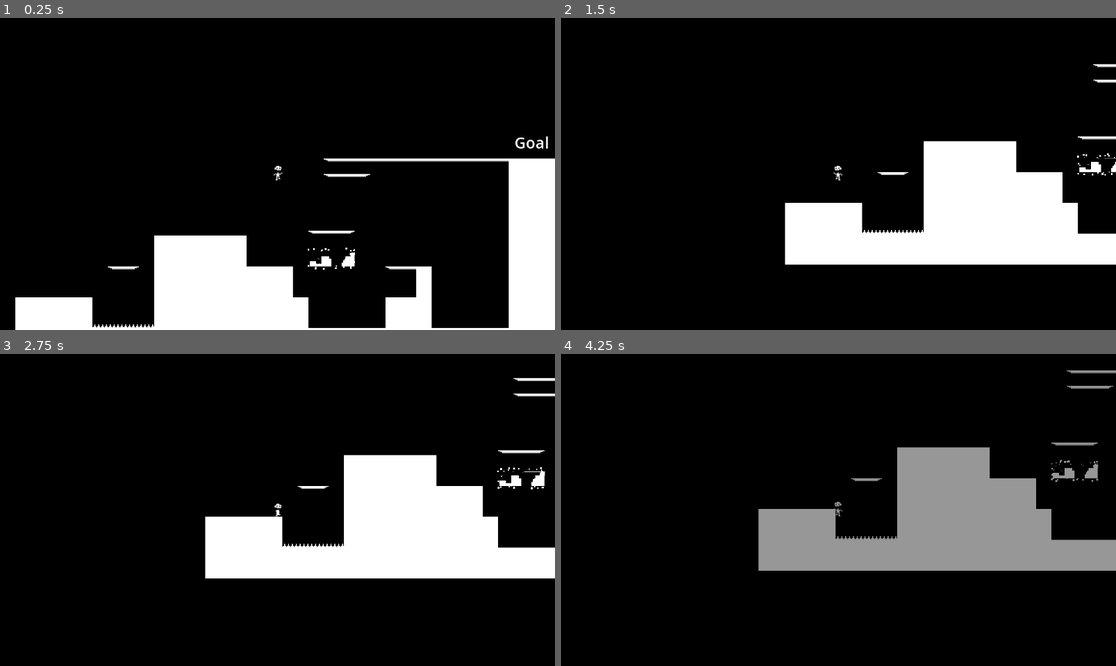
Above: before the commit, frames 1-4 (two rows, left to right).
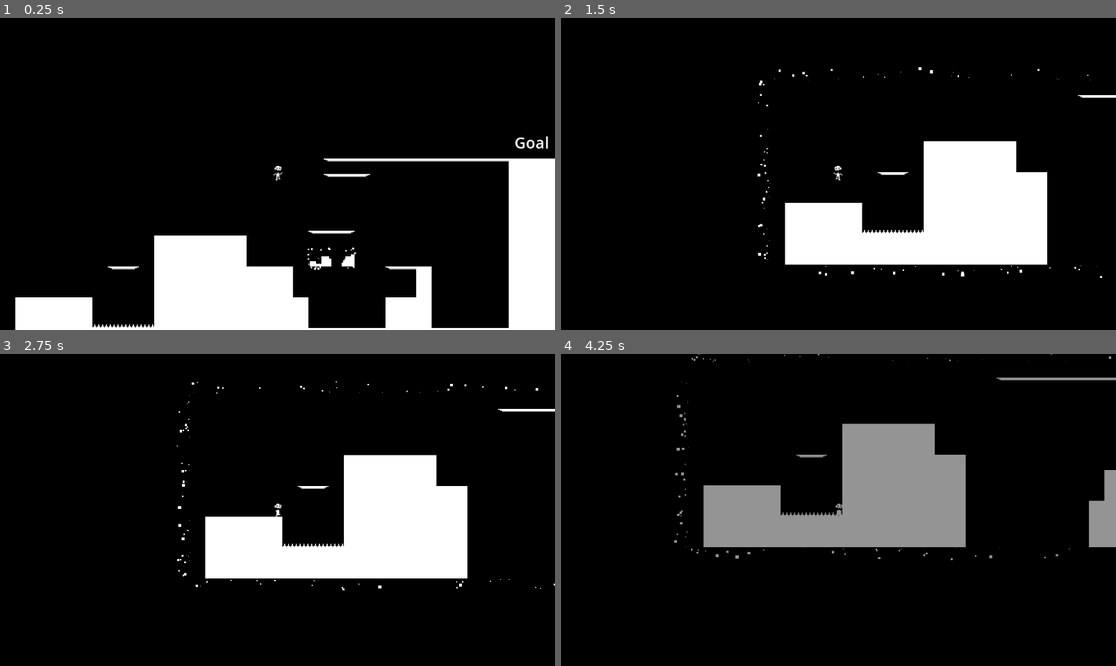
Above: after the commit, the same moments.

Repository: epicfarmer/gmtk2024
Game: Godot game, scene res://scenes/outer_level.tscn
Same seed, same stepped clock (60 frames per second), same inputs: the game is played once before the commit and once after it.
Inputs:
- Up to frame 1 (0.25 s): no input
- Up to frame 2 (1.5 s): tap Enter at 0.5 s; hold D (move_right) 0.53-1.28 s; tap Space (jump) at 0.6, 0.77, 1.07, 1.35 s; hold A (move_left) from 1.28 s (still down)
- Up to frame 3 (2.75 s): tap Space (jump) at 1.52, 1.82, 2.1 s; release A (move_left) at 2.03 s; hold D (move_right) from 2.03 s (still down)
- Up to frame 4 (4.25 s): tap Space (jump) at 2.85, 3.02, 3.32, 3.6, 3.77, 4.07 s; release D (move_right) at 3.53 s; hold A (move_left) from 3.53 s (still down)

The runs differ from the first frame. In frame 1, less than 0.1% of the frame differs, in the area x 55-65%, y 73-81%; in frame 2, 2.6%; in frame 3, 3.2%; in frame 4, 17%, in the area x 20-100%, y 0-70%.
Error before the commit: Invalid call. Nonexistent function 'disable_boundary' in base 'Node (RigidBodyAutoScaler.gd)'. (res://scripts/Enterable.gd:69)

Commit message:
added sound effects and placeholder bg music, got level reloads working

Diff:
--- a/project.godot
+++ b/project.godot
@@ -18,6 +18,8 @@
 [autoload]
 
 RigidBodyAutoScaler="*res://addons/rigidbody_auto_scaler/RigidBodyAutoScaler.gd"
+LevelManager="*res://scenes/level_manager.tscn"
+AudioManager="*res://scenes/audio_manager.tscn"
 
 [display]
 
--- a/scenes/Player2D.tscn
+++ b/scenes/Player2D.tscn
@@ -1,13 +1,33 @@
-[gd_scene load_steps=33 format=3 uid="uid://cttlirq504m1f"]
+[gd_scene load_steps=38 format=3 uid="uid://cttlirq504m1f"]
 
 [ext_resource type="Script" path="res://scripts/Player2D.gd" id="1_k32q1"]
 [ext_resource type="PackedScene" uid="uid://b1urmpxbwo38v" path="res://scenes/ParentView.tscn" id="2_naxnl"]
 [ext_resource type="Texture2D" uid="uid://cy5jvdb0jjh88" path="res://images/hero.png" id="2_np2cu"]
 [ext_resource type="Texture2D" uid="uid://fvijam3vhvui" path="res://images/skeleton1bit.png" id="2_nv8l7"]
 [ext_resource type="Script" path="res://scripts/EnteringBody.gd" id="5_ibwu6"]
+[ext_resource type="AudioStream" uid="uid://bdqfu114ovqyl" path="res://audio/spring_jump.wav" id="6_0rm55"]
+[ext_resource type="AudioStream" uid="uid://qy0pgm7auynj" path="res://audio/grow.wav" id="7_tmyej"]
+[ext_resource type="AudioStream" uid="uid://bv6lhisipy3pj" path="res://audio/shrink.wav" id="8_1oild"]
+[ext_resource type="AudioStream" uid="uid://dfxfo7jhb6xer" path="res://audio/death.wav" id="9_ku3le"]
+[ext_resource type="AudioStream" uid="uid://dieuiroc34pi5" path="res://audio/jump.wav" id="9_u2mvx"]
 
 [sub_resource type="RectangleShape2D" id="RectangleShape2D_fhvav"]
 size = Vector2(7, 13)
+
+[sub_resource type="Animation" id="Animation_7bl7h"]
+length = 2.0
+tracks/0/type = "value"
+tracks/0/imported = false
+tracks/0/enabled = true
+tracks/0/path = NodePath(".:color")
+tracks/0/interp = 1
+tracks/0/loop_wrap = true
+tracks/0/keys = {
+"times": PackedFloat32Array(0, 2),
+"transitions": PackedFloat32Array(1, 1),
+"update": 0,
+"values": [Color(0, 0, 0, 0), Color(0, 0, 0, 1)]
+}
 
 [sub_resource type="Animation" id="Animation_tral4"]
 resource_name = "die"
@@ -25,21 +45,6 @@
 "values": [Color(0, 0, 0, 0), Color(0, 0, 0, 0.984314)]
 }
 
-[sub_resource type="Animation" id="Animation_7bl7h"]
-length = 2.0
-tracks/0/type = "value"
-tracks/0/imported = false
-tracks/0/enabled = true
-tracks/0/path = NodePath(".:color")
-tracks/0/interp = 1
-tracks/0/loop_wrap = true
-tracks/0/keys = {
-"times": PackedFloat32Array(0, 2),
-"transitions": PackedFloat32Array(1, 1),
-"update": 0,
-"values": [Color(0, 0, 0, 0), Color(0, 0, 0, 1)]
-}
-
 [sub_resource type="AnimationLibrary" id="AnimationLibrary_f0rsd"]
 _data = {
 "RESET": SubResource("Animation_7bl7h"),
@@ -277,5 +282,20 @@
 [node name="EnteringBody" type="Node2D" parent="."]
 script = ExtResource("5_ibwu6")
 
+[node name="SpringJumpSound" type="AudioStreamPlayer2D" parent="."]
+stream = ExtResource("6_0rm55")
+
+[node name="GrowSound" type="AudioStreamPlayer2D" parent="."]
+stream = ExtResource("7_tmyej")
+
+[node name="ShrinkSound" type="AudioStreamPlayer2D" parent="."]
+stream = ExtResource("8_1oild")
+
+[node name="DeathSound" type="AudioStreamPlayer2D" parent="."]
+stream = ExtResource("9_ku3le")
+
+[node name="JumpSound" type="AudioStreamPlayer2D" parent="."]
+stream = ExtResource("9_u2mvx")
+
 [connection signal="timeout" from="CoyoteTimer" to="." method="_on_coyote_timer_timeout"]
 [connection signal="timeout" from="EntryTimer" to="." method="_on_entry_timer_timeout"]
--- /dev/null
+++ b/scenes/audio_manager.tscn
@@ -0,0 +1,12 @@
+[gd_scene load_steps=3 format=3 uid="uid://dum88g428kh24"]
+
+[ext_resource type="Script" path="res://scripts/audio_manager.gd" id="1_40miq"]
+[ext_resource type="AudioStream" uid="uid://c3y1p2817od6b" path="res://audio/background.mp3" id="1_l4a2u"]
+
+[node name="AudioManager" type="Node"]
+script = ExtResource("1_40miq")
+
+[node name="AudioStreamPlayer" type="AudioStreamPlayer" parent="."]
+stream = ExtResource("1_l4a2u")
+volume_db = -5.622
+autoplay = true
--- a/scenes/inner_inner_level.tscn
+++ b/scenes/inner_inner_level.tscn
@@ -1,9 +1,16 @@
-[gd_scene load_steps=5 format=3 uid="uid://cyy7f5sbhjqic"]
+[gd_scene load_steps=8 format=3 uid="uid://cyy7f5sbhjqic"]
 
 [ext_resource type="Script" path="res://scripts/Enterable.gd" id="1_qr12l"]
 [ext_resource type="PackedScene" uid="uid://dy7bum431dn3o" path="res://scenes/spring.tscn" id="2_6e8q7"]
 [ext_resource type="TileSet" uid="uid://cm0nh06kmdhu4" path="res://scenes/tilesetBW.tres" id="2_w2tlg"]
 [ext_resource type="PackedScene" uid="uid://ci4quix0m55xa" path="res://scenes/exit_boundary.tscn" id="4_y6ckd"]
+[ext_resource type="PackedScene" uid="uid://s7yctcugkckq" path="res://scenes/killzone.tscn" id="5_xe74w"]
+
+[sub_resource type="WorldBoundaryShape2D" id="WorldBoundaryShape2D_euiy6"]
+distance = -181.0
+
+[sub_resource type="RectangleShape2D" id="RectangleShape2D_p2u3j"]
+size = Vector2(64, 4)
 
 [node name="Level" type="Node2D"]
 
@@ -28,5 +35,17 @@
 origin = Vector2(-288, -96)
 extents = Vector2(288, 96)
 
+[node name="killzone2" parent="Boundary" instance=ExtResource("5_xe74w")]
+monitoring = false
+
+[node name="CollisionShape2D" type="CollisionShape2D" parent="Boundary/killzone2"]
+shape = SubResource("WorldBoundaryShape2D_euiy6")
+
+[node name="killzone" parent="Boundary" instance=ExtResource("5_xe74w")]
+
+[node name="CollisionShape2D" type="CollisionShape2D" parent="Boundary/killzone"]
+position = Vector2(-160, 62)
+shape = SubResource("RectangleShape2D_p2u3j")
+
 [connection signal="body_entered" from="Boundary" to="Boundary" method="_on_body_entered"]
 [connection signal="body_exited" from="Boundary" to="Boundary" method="_on_body_exited"]
--- a/scenes/inner_level.tscn
+++ b/scenes/inner_level.tscn
@@ -1,10 +1,17 @@
-[gd_scene load_steps=6 format=3 uid="uid://b2l15s6pcy3q7"]
+[gd_scene load_steps=9 format=3 uid="uid://b2l15s6pcy3q7"]
 
 [ext_resource type="Script" path="res://scripts/Enterable.gd" id="1_2fe2a"]
 [ext_resource type="TileSet" uid="uid://cm0nh06kmdhu4" path="res://scenes/tilesetBW.tres" id="2_aiu85"]
 [ext_resource type="PackedScene" uid="uid://cyy7f5sbhjqic" path="res://scenes/inner_inner_level.tscn" id="4_j4yyo"]
 [ext_resource type="PackedScene" uid="uid://ci4quix0m55xa" path="res://scenes/exit_boundary.tscn" id="5_hbhat"]
+[ext_resource type="PackedScene" uid="uid://s7yctcugkckq" path="res://scenes/killzone.tscn" id="6_55xot"]
 [ext_resource type="PackedScene" uid="uid://c252hehmkbeyi" path="res://scenes/enter_boundary.tscn" id="6_ri15m"]
+
+[sub_resource type="WorldBoundaryShape2D" id="WorldBoundaryShape2D_q5dc6"]
+distance = -210.0
+
+[sub_resource type="RectangleShape2D" id="RectangleShape2D_g7yo2"]
+size = Vector2(64, 4)
 
 [node name="Level" type="Node2D"]
 
@@ -25,8 +32,10 @@
 position = Vector2(264, -56)
 scale = Vector2(0.083, 0.083)
 
-[node name="enter_boundary" parent="Boundary/Level" instance=ExtResource("6_ri15m")]
-scale = Vector2(12.0482, 12.0482)
+[node name="enter_boundary" parent="Boundary" instance=ExtResource("6_ri15m")]
+visible = false
+position = Vector2(264, -56)
+scale = Vector2(1, 1)
 rect_x = 24
 rect_y = 10
 
@@ -35,5 +44,18 @@
 origin = Vector2(-288, -96)
 extents = Vector2(288, 96)
 
+[node name="killzone2" parent="Boundary" instance=ExtResource("6_55xot")]
+monitoring = false
+
+[node name="CollisionShape2D" type="CollisionShape2D" parent="Boundary/killzone2"]
+shape = SubResource("WorldBoundaryShape2D_q5dc6")
+
+[node name="killzone" parent="Boundary" instance=ExtResource("6_55xot")]
+monitoring = false
+
+[node name="CollisionShape2D" type="CollisionShape2D" parent="Boundary/killzone"]
+position = Vector2(-160, 62)
+shape = SubResource("RectangleShape2D_g7yo2")
+
 [connection signal="body_entered" from="Boundary" to="Boundary" method="_on_body_entered"]
 [connection signal="body_exited" from="Boundary" to="Boundary" method="_on_body_exited"]
--- a/scenes/killzone.tscn
+++ b/scenes/killzone.tscn
@@ -6,7 +6,7 @@
 script = ExtResource("1_8ere0")
 
 [node name="Timer" type="Timer" parent="."]
-wait_time = 3.0
+wait_time = 2.0
 one_shot = true
 
 [connection signal="body_entered" from="." to="." method="_on_body_entered"]
--- /dev/null
+++ b/scenes/level_manager.tscn
@@ -0,0 +1,6 @@
+[gd_scene load_steps=2 format=3 uid="uid://civchmjyjw45n"]
+
+[ext_resource type="Script" path="res://scripts/levelmanager.gd" id="1_tv7gp"]
+
+[node name="LevelManager" type="Node"]
+script = ExtResource("1_tv7gp")
--- a/scenes/outer_level.tscn
+++ b/scenes/outer_level.tscn
@@ -11,6 +11,9 @@
 
 [sub_resource type="RectangleShape2D" id="RectangleShape2D_63eq4"]
 size = Vector2(64, 3)
+
+[sub_resource type="WorldBoundaryShape2D" id="WorldBoundaryShape2D_elp4h"]
+distance = -189.0
 
 [node name="OuterLevel" type="Area2D"]
 script = ExtResource("1_nhgbx")
@@ -57,3 +60,8 @@
 offset_bottom = -100.0
 text = "Goal
 "
+
+[node name="killzone2" parent="." instance=ExtResource("8_40byj")]
+
+[node name="CollisionShape2D" type="CollisionShape2D" parent="killzone2"]
+shape = SubResource("WorldBoundaryShape2D_elp4h")
--- a/scenes/spring.tscn
+++ b/scenes/spring.tscn
@@ -1,7 +1,8 @@
-[gd_scene load_steps=12 format=3 uid="uid://dy7bum431dn3o"]
+[gd_scene load_steps=13 format=3 uid="uid://dy7bum431dn3o"]
 
 [ext_resource type="Script" path="res://scripts/spring.gd" id="1_kndmt"]
 [ext_resource type="Texture2D" uid="uid://de6l6xyd7dkbq" path="res://images/spring.png" id="2_g3uv1"]
+[ext_resource type="AudioStream" uid="uid://dcuemfd6ru0av" path="res://audio/recoil.wav" id="3_j4mjs"]
 
 [sub_resource type="RectangleShape2D" id="RectangleShape2D_hv726"]
 size = Vector2(14, 9)
@@ -93,6 +94,9 @@
 position = Vector2(0, -1.5)
 shape = SubResource("RectangleShape2D_1odvk")
 
+[node name="RecoilSound" type="AudioStreamPlayer2D" parent="."]
+stream = ExtResource("3_j4mjs")
+
 [connection signal="animation_finished" from="sprite" to="." method="_on_sprite_animation_finished"]
 [connection signal="body_entered" from="playerdetect" to="." method="_on_playerdetect_body_entered"]
 [connection signal="body_exited" from="playerdetect" to="." method="_on_playerdetect_body_exited"]
--- a/scripts/Enterable.gd
+++ b/scripts/Enterable.gd
@@ -44,7 +44,7 @@
 
 func _get_current_level() -> Node:
 	var root := get_tree().root
-	return root.get_child(1)
+	return root.get_child(root.get_child_count() - 1)
 
 func _get_entering_body(body) -> EnteringBody:
 	return body.get_node("EnteringBody")
@@ -102,14 +102,22 @@
 	body.position = outer_scene.to_local(inner_global_end)
 
 func disable_boundary():
-	var exit_bound = get_node("./exit_boundary")
-	if exit_bound != null:
-		exit_bound.visible = false
+	for child in self.get_children():
+		if child.name.begins_with("exit_boundary"):
+			child.visible = false
+		if child.name.begins_with("enter_boundary"):
+			child.visible = false
+		if child.name.begins_with("killzone"):
+			child.monitoring = false
 
 func enable_boundary():
-	var exit_bound = get_node("./exit_boundary")
-	if exit_bound != null:
-		exit_bound.visible = true
+	for child in self.get_children():
+		if child.name.begins_with("exit_boundary"):
+			child.visible = true
+		if child.name.begins_with("enter_boundary"):
+			child.visible = true
+		if child.name.begins_with("killzone"):
+			child.monitoring = true
 
 # SIGNALS
 
--- a/scripts/EnteringBody.gd
+++ b/scripts/EnteringBody.gd
@@ -49,6 +49,11 @@
 	else:
 		entry_timer.autostart = true
 	parent_scene = scene
+	print("here")
+	var audio = get_node("../ShrinkSound")
+	print(audio)
+	if audio != null:
+		audio.play()
 
 
 func on_exit(scene):
@@ -58,6 +63,9 @@
 	else:
 		entry_timer.autostart = true
 	parent_scene = scene
+	var audio = get_node("../GrowSound")
+	if audio != null:
+		audio.play()
 
 # SIGNALS
 
@@ -66,6 +74,7 @@
 	can_enter = true
 	can_exit = true
 
+
 func get_parent_view():
 	if not has_camera:
 		return null
--- a/scripts/Player2D.gd
+++ b/scripts/Player2D.gd
@@ -6,6 +6,9 @@
 @onready var animated_sprite = $AnimatedSprite2D
 @onready var coyote_timer = $CoyoteTimer
 @onready var player = $AnimationPlayer
+@onready var jump_audio = $JumpSound
+@onready var spring_jump_audio = $SpringJumpSound
+@onready var death_audio = $DeathSound
 
 const SPEED = 130.0
 const JUMP_VELOCITY = -300.0
@@ -16,6 +19,7 @@
 var coyote = false
 var jumping = false
 var last_floor = false
+var dying = false
 
 func _ready():
 	get_parent().inside = true
@@ -24,6 +28,8 @@
 
 func _physics_process(delta):
 	# Add the gravity.
+	if dying:
+		return
 	if not is_on_floor():
 		velocity.y += gravity * delta
 
@@ -38,7 +44,9 @@
 		if spring != null:
 			velocity.y = SPRING_VELOCITY
 			spring.play_spring()
+			spring_jump_audio.play()
 		else:
+			jump_audio.play()
 			velocity.y = JUMP_VELOCITY
 	if Input.is_action_just_released("jump"):
 		if velocity.y < JUMP_VELOCITY: # early out for springboard
@@ -92,4 +100,7 @@
 	coyote = false
 
 func die():
+	dying = true
+	AudioManager.stop()
+	death_audio.play()
 	player.play("die")
--- /dev/null
+++ b/scripts/audio_manager.gd
@@ -0,0 +1,14 @@
+extends Node
+
+
+@onready var music = $AudioStreamPlayer
+
+var stopped = false
+
+func stop():
+	stopped = true
+	music.stop()
+
+func start():
+	if stopped:
+		music.play()
--- a/scripts/killzone.gd
+++ b/scripts/killzone.gd
@@ -10,4 +10,5 @@
 
 
 func _on_timer_timeout():
-	print("TODO: reload level...")
+	print("restart level")
+	LevelManager.restart()
--- /dev/null
+++ b/scripts/levelmanager.gd
@@ -0,0 +1,47 @@
+extends Node
+
+var levels = [
+	"res://scenes/outer_level.tscn"
+]
+
+var current_scene = null
+var level = "res://scenes/outer_level.tscn"
+
+#func _ready():
+#	var root = get_tree().root
+#	current_scene = root.get_child(root.get_child_count() - 1)
+
+func restart():
+	goto_scene(level)
+
+func goto_scene(path):
+	# This function will usually be called from a signal callback,
+	# or some other function in the current scene.
+	# Deleting the current scene at this point is
+	# a bad idea, because it may still be executing code.
+	# This will result in a crash or unexpected behavior.
+
+	# The solution is to defer the load to a later time, when
+	# we can be sure that no code from the current scene is running:
+
+	call_deferred("_deferred_goto_scene", path)
+	AudioManager.start()
+
+
+func _deferred_goto_scene(path):
+	# It is now safe to remove the current scene.
+	var root = get_tree().root
+	var current_scene = root.get_child(root.get_child_count() - 1)
+	current_scene.free()
+
+	# Load the new scene.
+	var s = ResourceLoader.load(path)
+
+	# Instance the new scene.
+	current_scene = s.instantiate()
+
+	# Add it to the active scene, as child of root.
+	get_tree().root.add_child(current_scene)
+
+	# Optionally, to make it compatible with the SceneTree.change_scene_to_file() API.
+	get_tree().current_scene = current_scene
--- a/scripts/spring.gd
+++ b/scripts/spring.gd
@@ -1,5 +1,6 @@
 extends Node2D
 @onready var sprite = $sprite
+@onready var recoil_audio = $RecoilSound
 
 
 # Called when the node enters the scene tree for the first time.
@@ -13,6 +14,7 @@
 	if body.name == "Player":
 		body.spring = self
 		sprite.play("recoil")
+		recoil_audio.play()
 
 func _on_playerdetect_body_exited(body):
 	if body.name == "Player" and body.spring == self:
Not shown, added: audio/background.mp3.import
Not shown, added: audio/death.wav.import
Not shown, added: audio/grow.wav.import
Not shown, added: audio/jump.wav.import
Not shown, added: audio/recoil.wav.import
Not shown, added: audio/shrink.wav.import
Not shown, added: audio/spring_jump.wav.import
Not shown: 1 places in scenes/outer_level.tscn that only renumber resources
Not shown, added: audio/background.mp3
Not shown, added: audio/death.wav
Not shown, added: audio/grow.wav
Not shown, added: audio/jump.wav
(and 3 more such lines)
